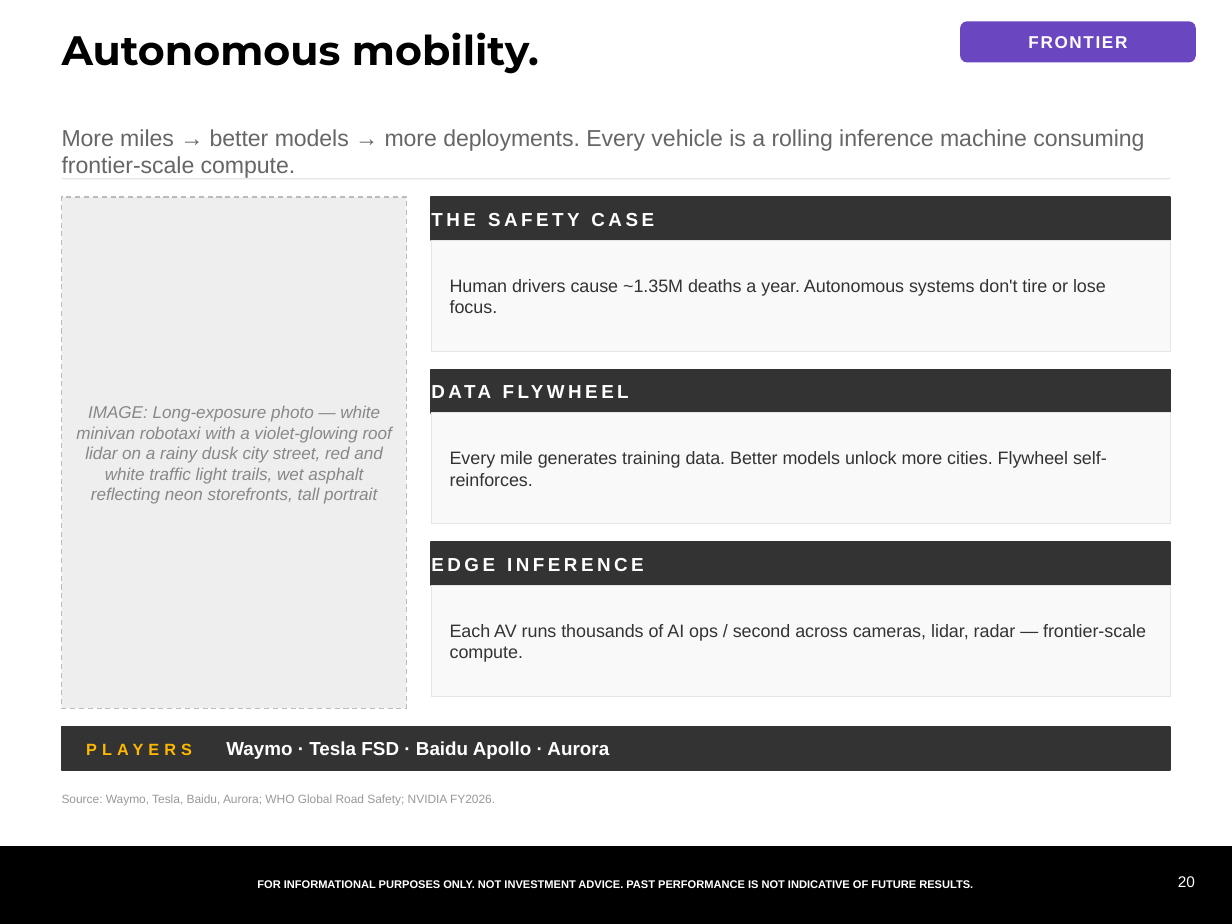
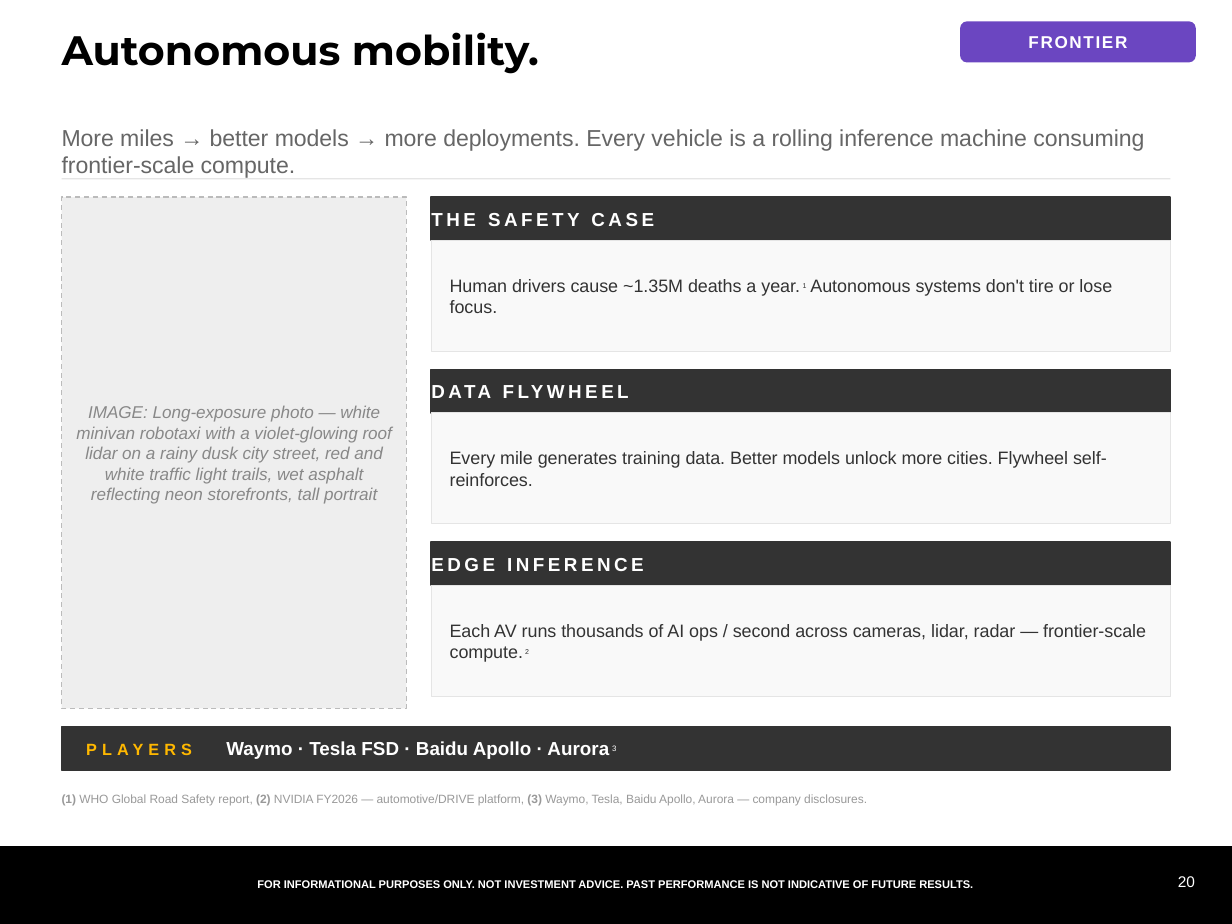
Before and after one commit to samuelcmcclellan-cell/ai-markets-deck, a slide deck: slide 20 of ai-markets-deck.pptx. Drawn at 1232x924 pixels with LibreOffice and Linux fonts; fonts in the diff are those of the drawing. Boxes give left, top, right and bottom in pixels: in the first picture for what was removed or moved away, otherwise in the second. Text is boxed around its words. In the diff, an @@ line names an element or a change of style, - is before the commit and + after.

```diff
--- a/ai-markets-deck.pptx
+++ b/ai-markets-deck.pptx
@@ text at [450, 279, 1112, 313]: text changed @@
-Human drivers cause ~1.35M deaths a year. Autonomous systems don't tire or lose focus.
+Human drivers cause ~1.35M deaths a year. 1 Autonomous systems don't tire or lose focus.
@@ text at [450, 624, 1146, 662]: text changed @@
-Each AV runs thousands of AI ops / second across cameras, lidar, radar — frontier-scale compute.
+Each AV runs thousands of AI ops / second across cameras, lidar, radar — frontier-scale compute. 2
@@ text at [226, 741, 616, 759]: text changed @@
-PLAYERS Waymo · Tesla FSD · Baidu Apollo · Aurora
+PLAYERS Waymo · Tesla FSD · Baidu Apollo · Aurora 3
@@ text at [62, 794, 867, 806]: text changed @@
-Source: Waymo, Tesla, Baidu, Aurora; WHO Global Road Safety; NVIDIA FY2026.
+(1) WHO Global Road Safety report, (2) NVIDIA FY2026 — automotive/DRIVE platform, (3) Waymo, Tesla, Baidu Apollo, Aurora — company disclosures.
```
Also in this commit, not shown: 5 other slides changed, 7 other files.
